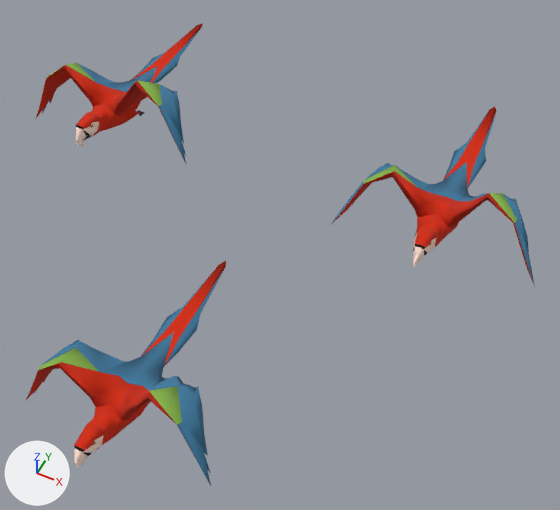
The Blender file Assets/3d assets/parrot/source/parrot.blend, before and after one commit.
One viewpoint serves both versions: a 50 mm lens placed at (3.55, 27.61, 7.44), pointed at (0.71, 33.28, 0.35). Every picture has the same lights, and +X, +Y and +Z are marked at lower left. The older version comes first.
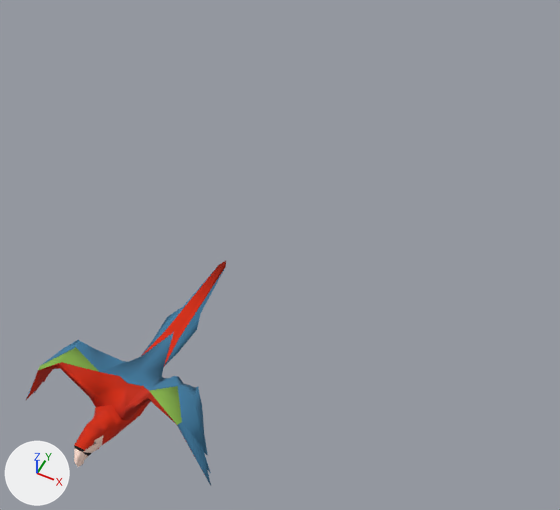
The change, as a diff of the scene's bpy script:
```diff
--- a/Assets/3d assets/parrot/source/parrot.blend.py
+++ b/Assets/3d assets/parrot/source/parrot.blend.py
@@ ob_mesh_0_001 @@
-ob_mesh_0_001 = bpy.data.objects.new('Mesh_0.001', me_mesh_0_002)
-ob_mesh_0_001.location = (2.35, 34.1, 0.96)
-ob_mesh_0_001.scale = (0.0316, 0.0316, 0.0316)
@@ ob_mesh_0_002 @@
-ob_mesh_0_002 = bpy.data.objects.new('Mesh_0.002', me_mesh_0_003)
-ob_mesh_0_002.location = (-2.21, 34.1, 0.97)
-ob_mesh_0_002.scale = (0.0316, 0.0316, 0.0316)
```

What differs and where, as boxes (x1, y1, x2, y2) in the pictures (560 x 510 px):
'Mesh_0.001', deleted
    before: (331, 107, 535, 287)
'Mesh_0.002', deleted
    before: (35, 23, 203, 163)
